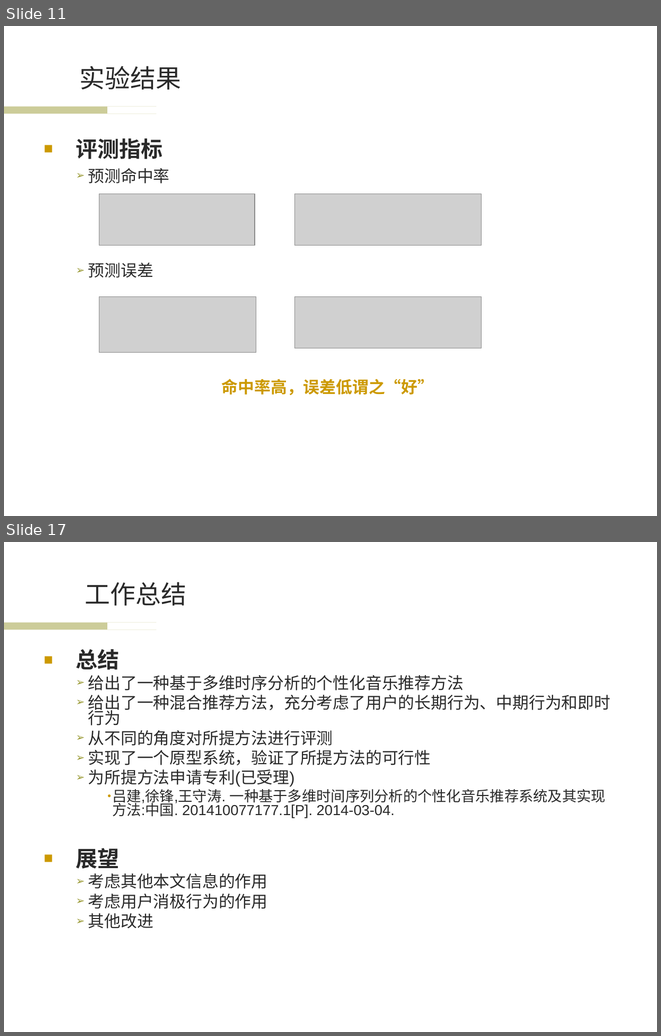
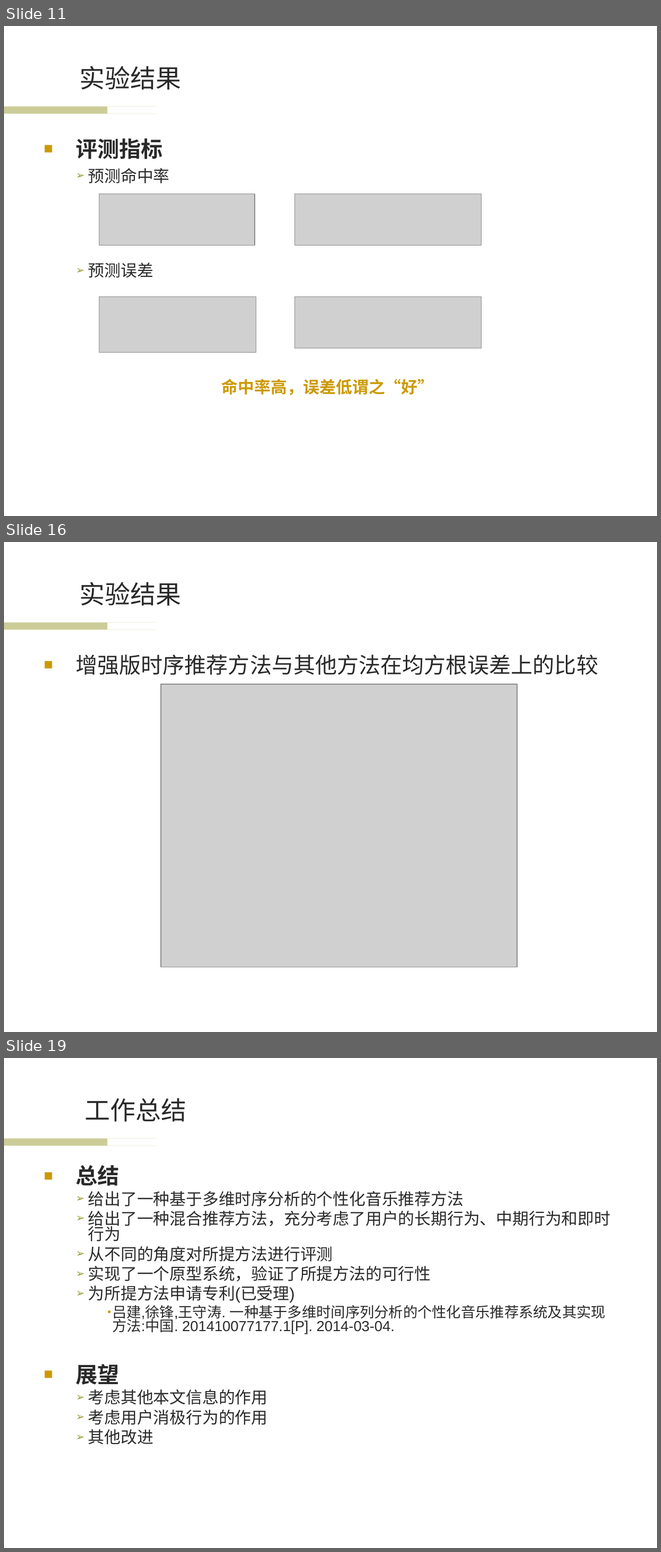
Before and after one commit to wwssttt/NJUThesis, a slide deck: ppt/一种基于时间序列分析的个性化音乐推荐系统及其实现.ppt. Shown one above the other, each under a label of ours: slides 11 and 17 before the commit, slides 11, 16 and 19 after it; the slides between them are not shown. The pictures are 661x1036 and 661x1552 pixels, drawn with LibreOffice and Linux fonts; fonts in the diff are those of the drawing; grey boxes stand for pictures; background and template pictures are left out. Boxes give left, top, right and bottom in pixels: in the first picture for what was removed or moved away, otherwise in the second. Text is boxed around its words. In the diff, an @@ line names an element or a change of style, - is before the commit and + after.

```diff
--- a/ppt/一种基于时间序列分析的个性化音乐推荐系统及其实现.ppt
+++ b/ppt/一种基于时间序列分析的个性化音乐推荐系统及其实现.ppt
@@ slide 16 added at bbox=[4, 542, 657, 1032], background #FFFFFF; not listed: 2 template elements that a slide beside it also shows @@
@@ title added at bbox=[80, 582, 181, 606], 28 pt, text #292929 @@
+实验结果
@@ text added at bbox=[76, 654, 599, 675], 24 pt, text #292929 @@
+■ 增强版时序推荐方法与其他方法在均方根误差上的比较
@@ picture added at bbox=[161, 685, 517, 967] @@
@@ what was slide 17 is now slide 19 @@
```
Also in this commit, not shown: 5 slides changed, 2 other slides added, 1 slide removed, 5 other files.
